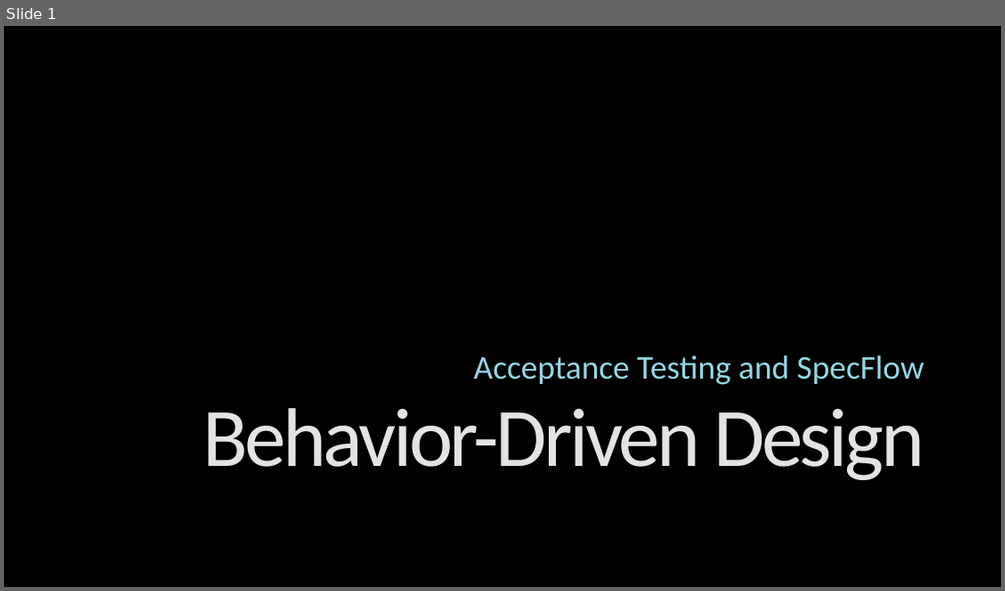
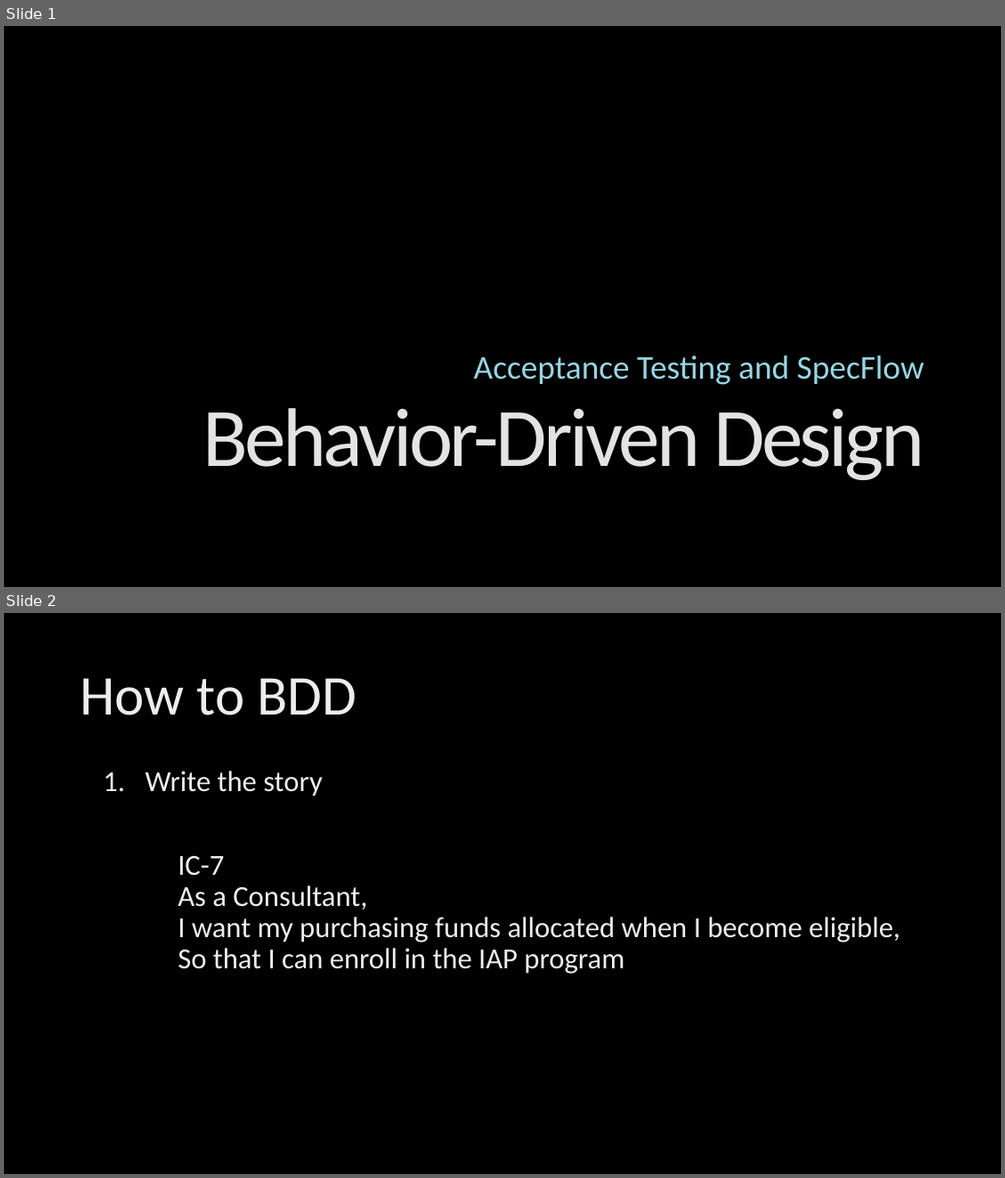
Before and after one commit to ingramam/BDD-lunch-and-learn, a slide deck: BDD.pptx. Shown one above the other, each under a label of ours: slide 1 before the commit, slides 1 and 2 after it. The pictures are 1005x591 and 1005x1178 pixels, drawn with LibreOffice and Linux fonts; fonts in the diff are those of the drawing; background and template pictures are left out. Boxes give left, top, right and bottom in pixels: in the first picture for what was removed or moved away, otherwise in the second. Text is boxed around its words. In the diff, an @@ line names an element or a change of style, - is before the commit and + after.

```diff
--- a/BDD.pptx
+++ b/BDD.pptx
@@ slide 2 added at bbox=[4, 613, 1001, 1174], background picture (left out) @@
@@ title added at bbox=[80, 678, 357, 715], 54 pt, text gradient #BFBFBF to #EDEDED to #FFFFFF @@
+How to BDD
@@ text added at bbox=[146, 771, 900, 973], 28 pt, text gradient #BFBFBF to #EDEDED to #FFFFFF @@
+1. Write the story
+IC-7
+As a Consultant,
+I want my purchasing funds allocated when I become eligible,
+So that I can enroll in the IAP program
```
Also in this commit, not shown: 3 other slides added, 1 slide removed.
